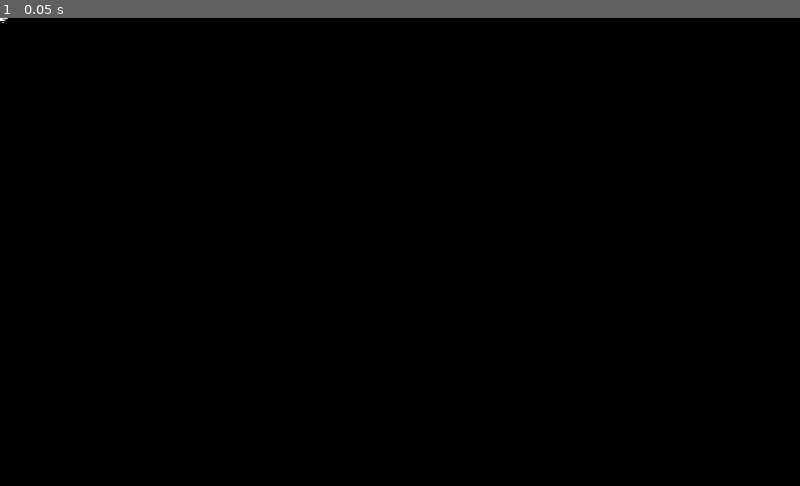
Above: before the commit, frame 1.
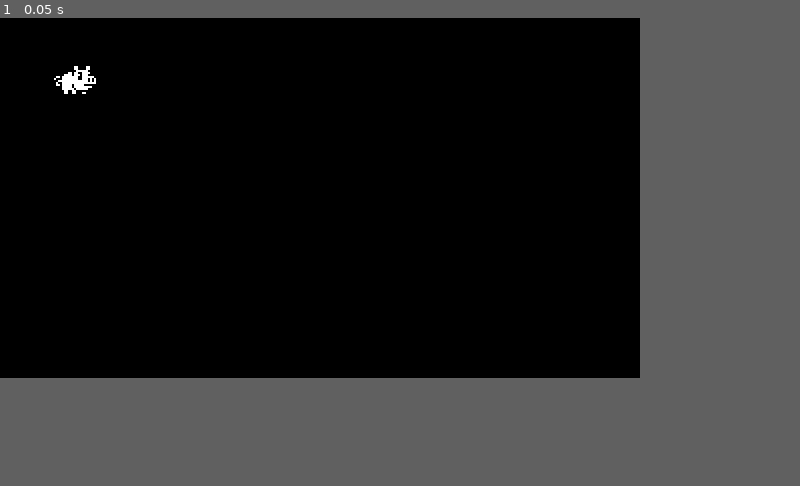
Above: after the commit, the same moment.

Repository: RMdS-GitHub/Piggy
Game: Godot game, scene res://World.tscn
The game is run twice, just before and just after one commit, with the same random seed, the same clock (stepped at 60 frames per second) and the same inputs.
Inputs:
- Up to frame 1 (0.05 s): no input
In our replay, the window is 800x468 before the commit and 640x360 after it. These sizes can differ from the game's own. Grey fills any space a smaller window leaves; there, only what the larger window draws over its background counts as a difference.

The runs differ from the first frame. In frame 1, 0.2% of the frame differs, in the area x 0-12%, y 0-17%.

Commit message:
Lesson 8. Configuraion of the size 320*180, test width and height 1280*720 and stretch mode to 2d.

Diff:
--- a/Piggy/World.tscn
+++ b/Piggy/World.tscn
@@ -18,6 +18,7 @@
 }
 
 [node name="Pig" type="Area2D" parent="."]
+position = Vector2( 37.8302, 32.1734 )
 __meta__ = {
 "_edit_group_": true
 }
--- a/Piggy/project.godot
+++ b/Piggy/project.godot
@@ -18,6 +18,14 @@
 config/name="Piggy"
 run/main_scene="res://World.tscn"
 config/icon="res://icon.png"
+
+[display]
+
+window/size/width=320
+window/size/height=180
+window/size/test_width=1280
+window/size/test_height=720
+window/stretch/mode="2d"
 
 [importer_defaults]
 
